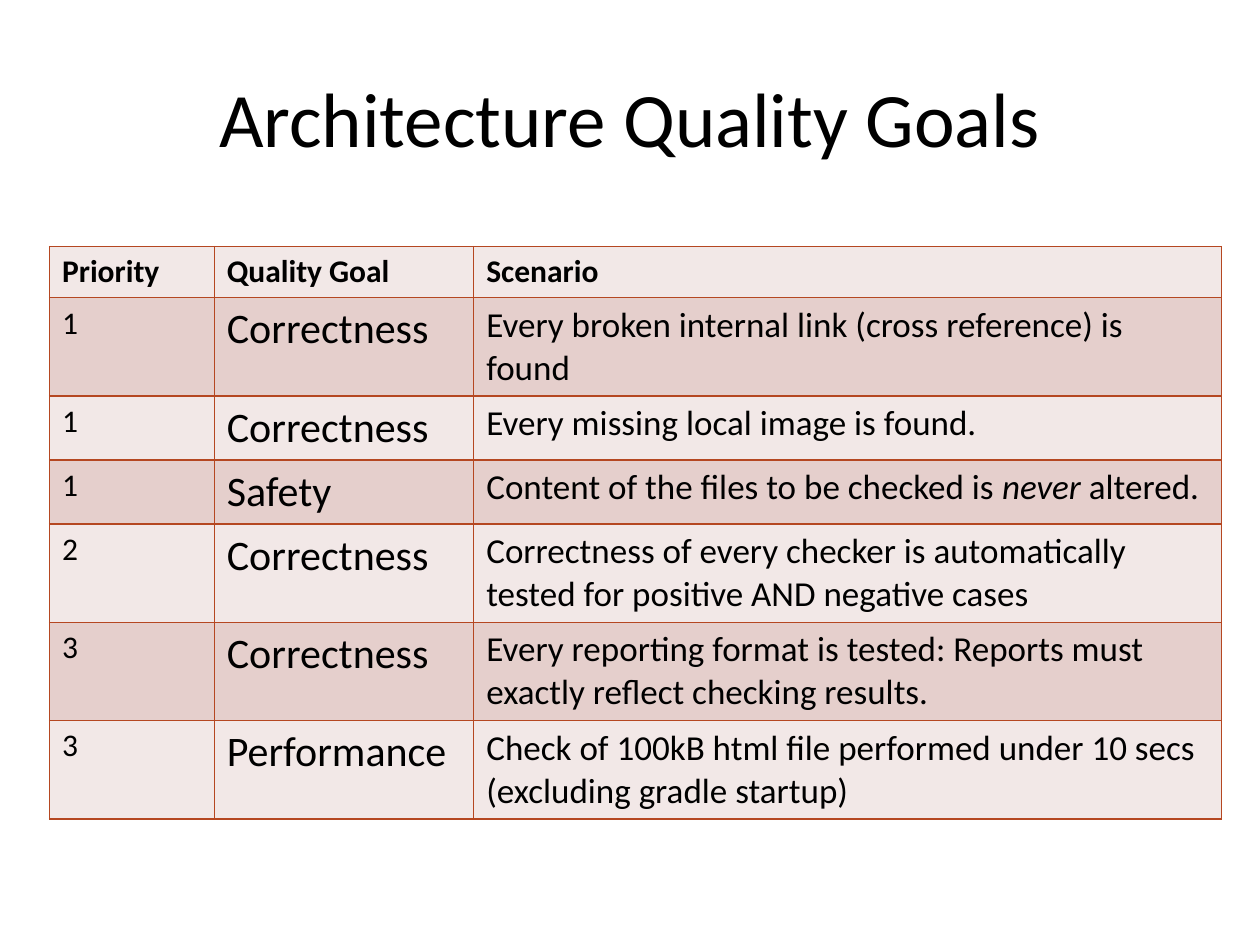
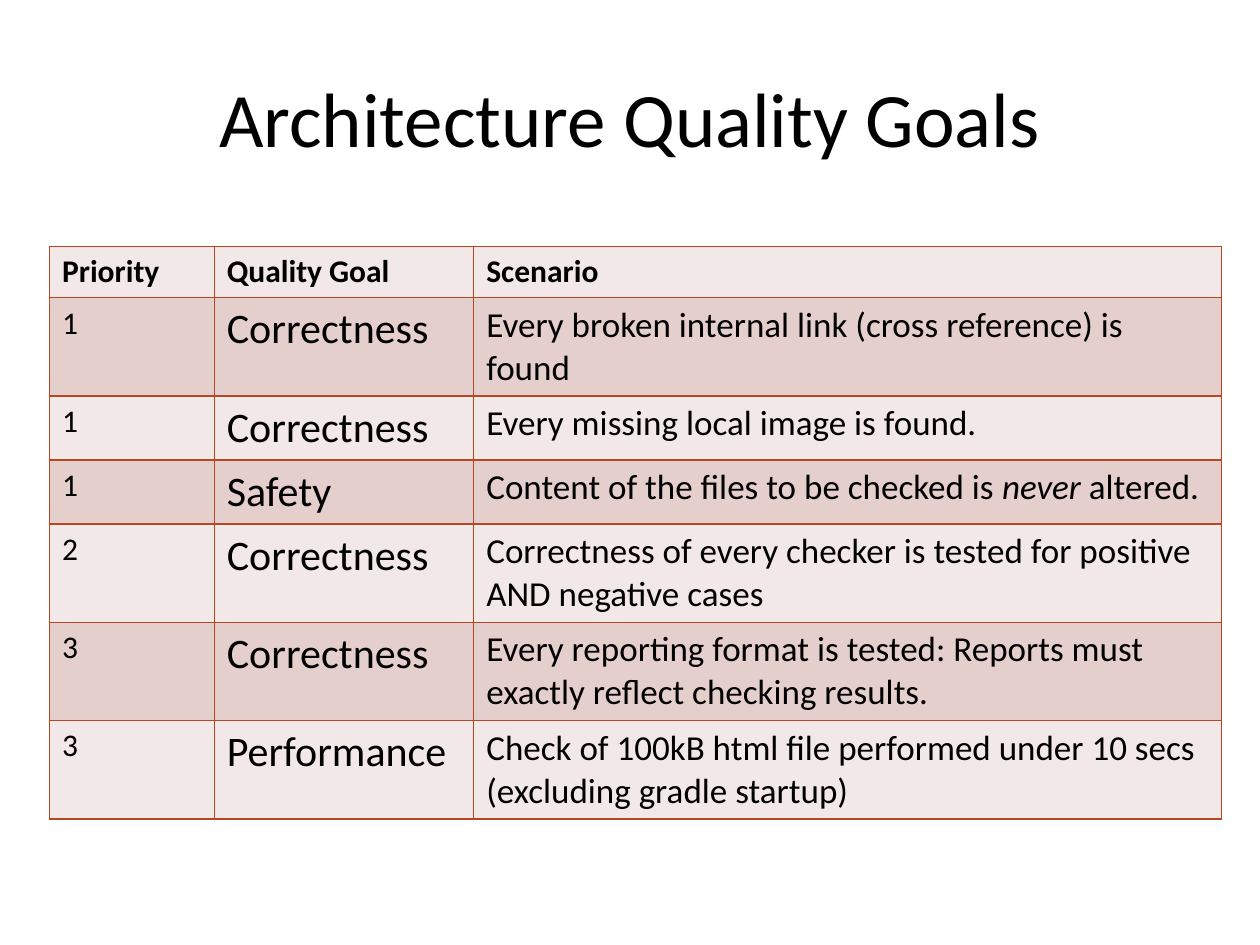
Before and after one commit to aim42/htmlSanityCheck, a slide deck: slide 9 of src/docs/presentation/HTMLSC-presentation.pptx. Drawn at 1260x945 pixels with LibreOffice and Linux fonts; fonts in the diff are those of the drawing. Boxes give left, top, right and bottom in pixels: in the first picture for what was removed or moved away, otherwise in the second. Text is boxed around its words. In the diff, an @@ line names an element or a change of style, - is before the commit and + after.

```diff
--- a/src/docs/presentation/HTMLSC-presentation.pptx
+++ b/src/docs/presentation/HTMLSC-presentation.pptx
@@ table at [49, 247, 1221, 813] @@
-row 5, column 3: Correctness of every checker is automatically tested for positive AND negative cases
+row 5, column 3: Correctness of every checker is tested for positive AND negative cases
```
Also in this commit, not shown: 2 other slides changed.
